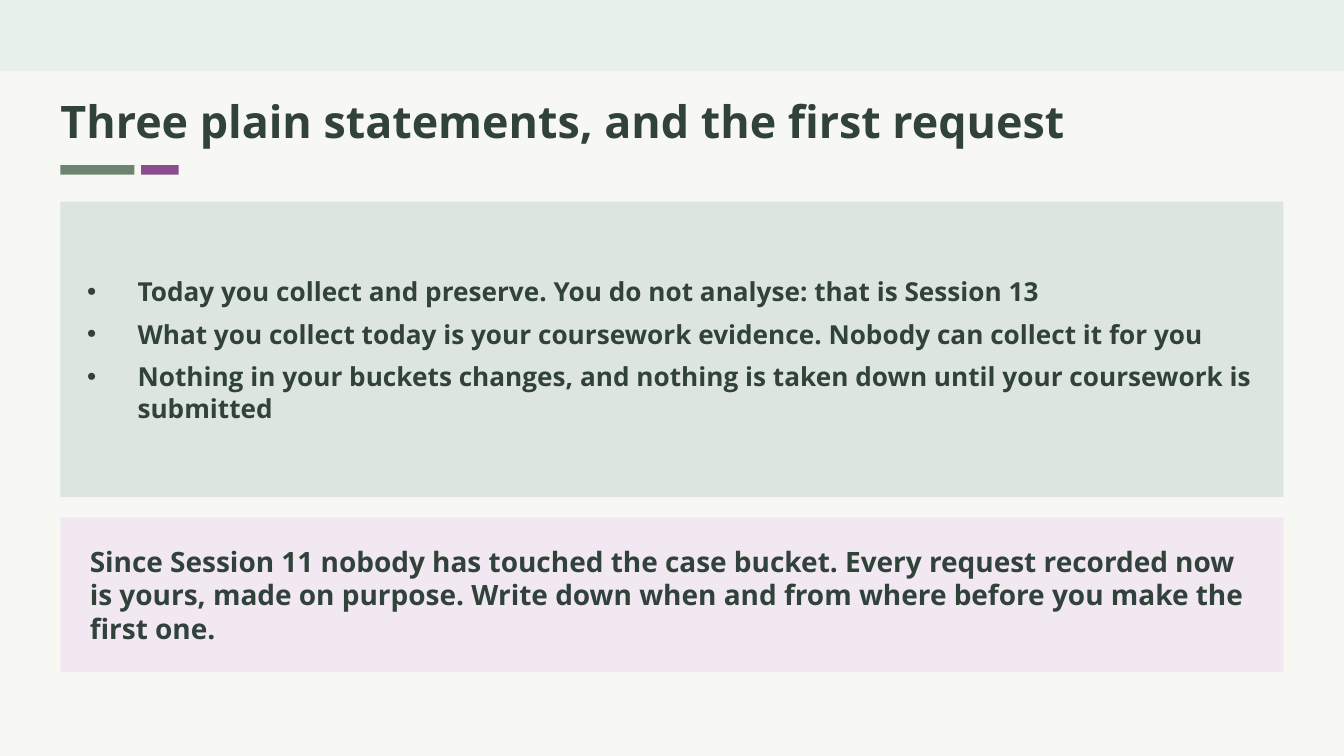
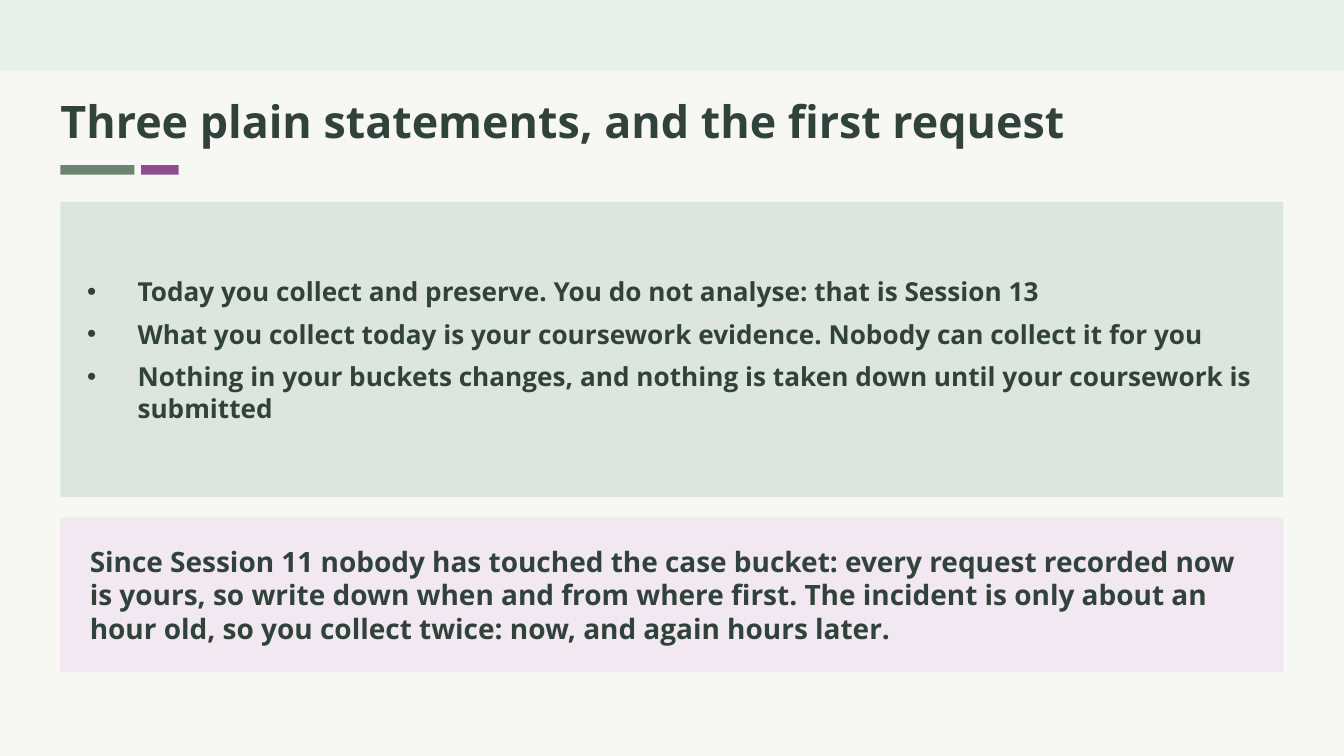
Before and after one commit to nirangadh/BScEHNS-Data-Recovery-and-Advanced-Digital-Forensic-Analysis, a slide deck: slide 4 of sessions/s12/slides/s12-cloud-collection.pptx. Drawn at 1344x756 pixels with LibreOffice and Linux fonts; fonts in the diff are those of the drawing. Boxes give left, top, right and bottom in pixels: in the first picture for what was removed or moved away, otherwise in the second. Text is boxed around its words. In the diff, an @@ line names an element or a change of style, - is before the commit and + after.

```diff
--- a/sessions/s12/slides/s12-cloud-collection.pptx
+++ b/sessions/s12/slides/s12-cloud-collection.pptx
@@ text at [90, 550, 1235, 646]: text changed @@
-Since Session 11 nobody has touched the case bucket. Every request recorded now is yours, made on purpose. Write down when and from where before you make the first one.
+Since Session 11 nobody has touched the case bucket: every request recorded now is yours, so write down when and from where first. The incident is only about an hour old, so you collect twice: now, and again hours later.
```
Also in this commit, not shown: 2 other slides changed, 2 other files.
